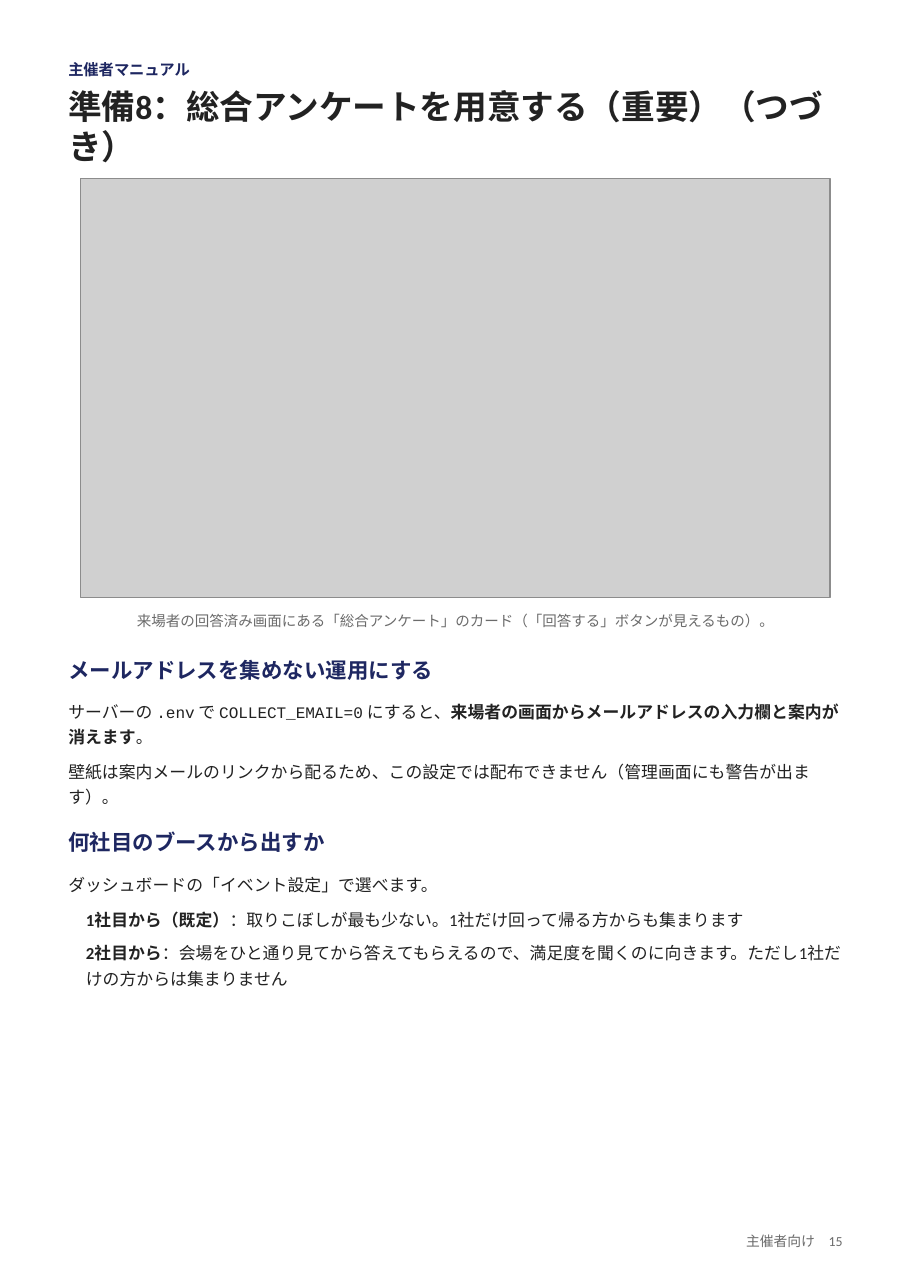
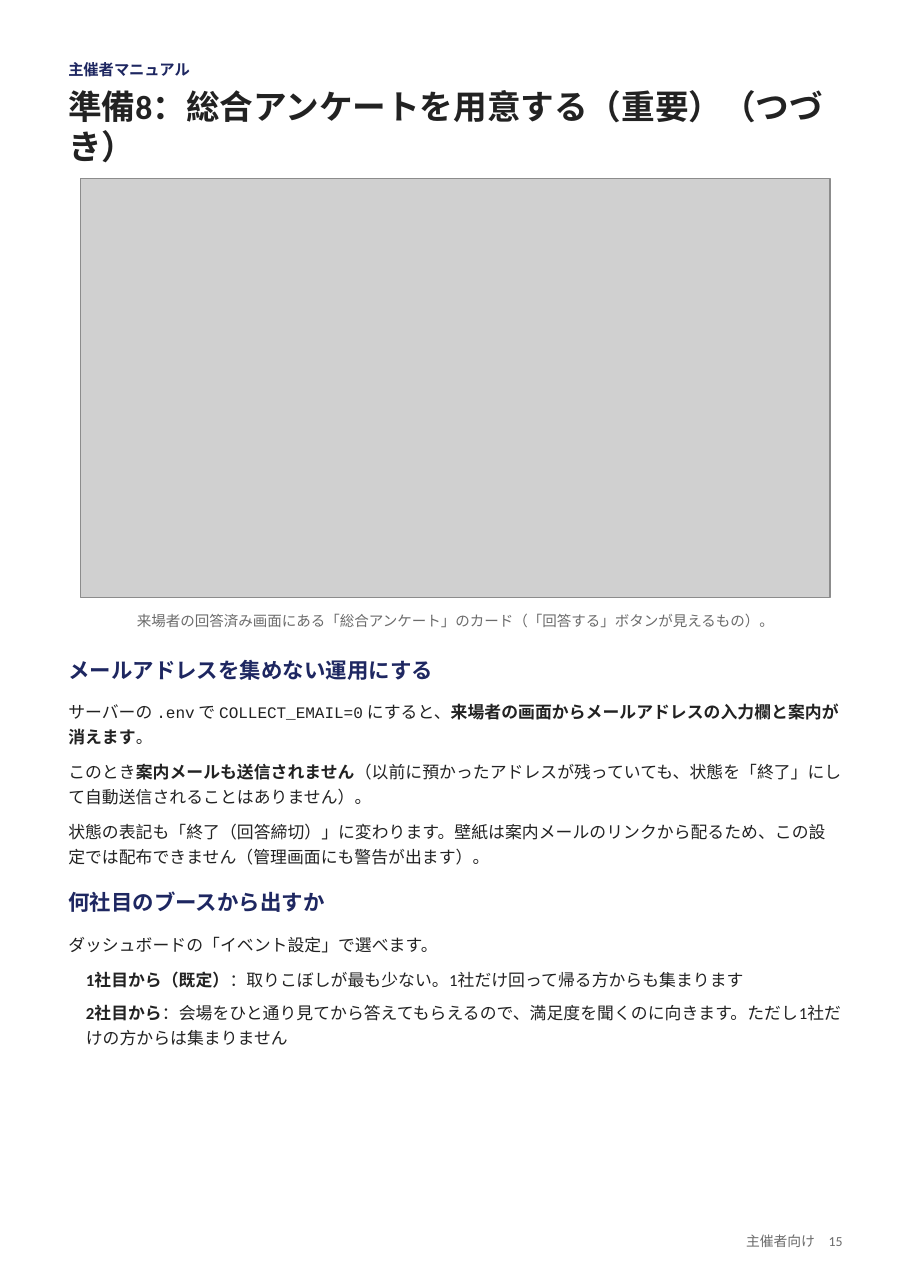
Before and after one commit to nisplus/enque, a slide deck: slide 15 of docs/manual-organizer.pptx. Drawn at 911x1288 pixels with LibreOffice and Linux fonts; fonts in the diff are those of the drawing; grey boxes stand for pictures. Boxes give left, top, right and bottom in pixels: in the first picture for what was removed or moved away, otherwise in the second. Text is boxed around its words. In the diff, an @@ line names an element or a change of style, - is before the commit and + after.

```diff
--- a/docs/manual-organizer.pptx
+++ b/docs/manual-organizer.pptx
@@ text at (x1=68, y1=763, x2=841, y2=805): text changed @@
-壁紙は案内メールのリンクから配るため、この設定では配布できません（管理画面にも警告が出ます）。
+このとき案内メールも送信されません（以前に預かったアドレスが残っていても、状態を「終了」にして自動送信されることはありません）。
@@ text added at (x1=68, y1=823, x2=825, y2=865), 11 pt, text #222222 @@
+状態の表記も「終了（回答締切）」に変わります。壁紙は案内メールのリンクから配るため、この設定では配布できません（管理画面にも警告が出ます）。
@@ 4 texts moved together from (x1=68, y1=831, x2=841, y2=961) to (x1=68, y1=891, x2=841, y2=1021) @@
```
Also in this commit, not shown: 9 other files.
